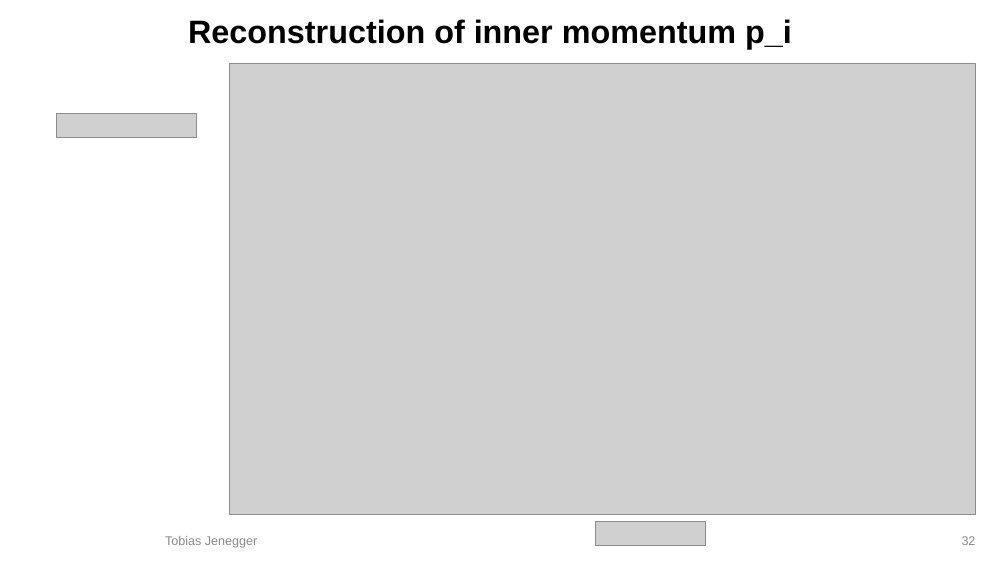
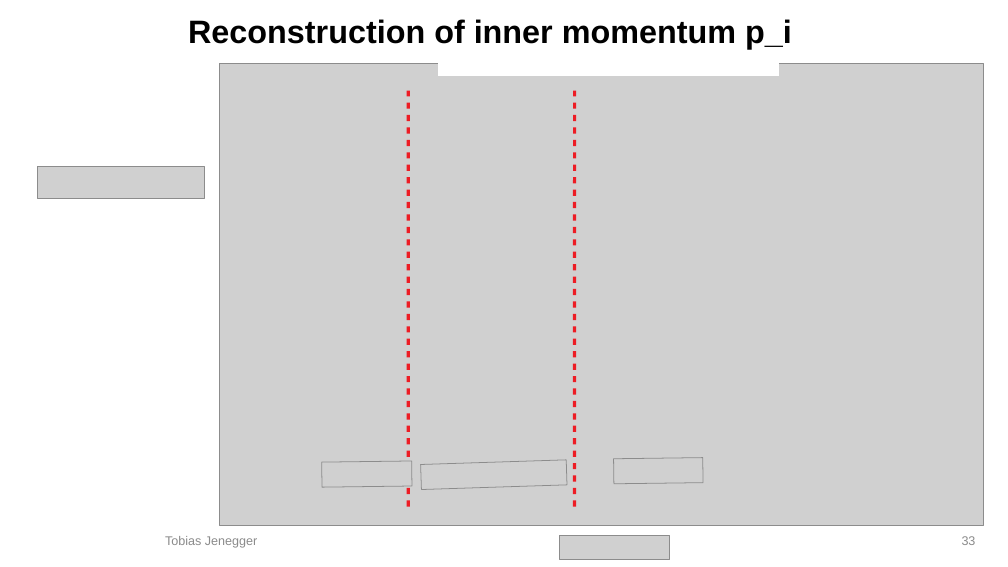
Before and after one commit to jenegger/2021_psi_pres, a slide deck: slide 33 of analysis.odp (slide 32 before the commit). Drawn at 1008x567 pixels with LibreOffice and Linux fonts; fonts in the diff are those of the drawing; grey boxes stand for pictures; background and template pictures are left out. Boxes give left, top, right and bottom in pixels: in the first picture for what was removed or moved away, otherwise in the second. Text is boxed around its words. In the diff, an @@ line names an element or a change of style, - is before the commit and + after.

```diff
--- a/analysis.odp
+++ b/analysis.odp
@@ rectangle added at bbox=[439, 53, 779, 76], fill #FFFFFF, outline #FFFFFF 0 pt @@
@@ picture: place and size @@
-picture at bbox=[230, 64, 975, 514]
+picture at bbox=[219, 64, 983, 526]
@@ picture: place and size @@
-picture at bbox=[57, 113, 197, 138]
+picture at bbox=[37, 166, 204, 199]
@@ group added at bbox=[322, 91, 703, 507]: 3 pictures, 2 lines @@
@@ picture: place and size @@
-picture at bbox=[596, 522, 706, 546]
+picture at bbox=[560, 535, 670, 560]
@@ page number at bbox=[962, 536, 976, 545]: text changed @@
-32
+33
```
Also in this commit, not shown: 7 other slides changed, 15 slides added, 5 slides removed, 7 other files.
